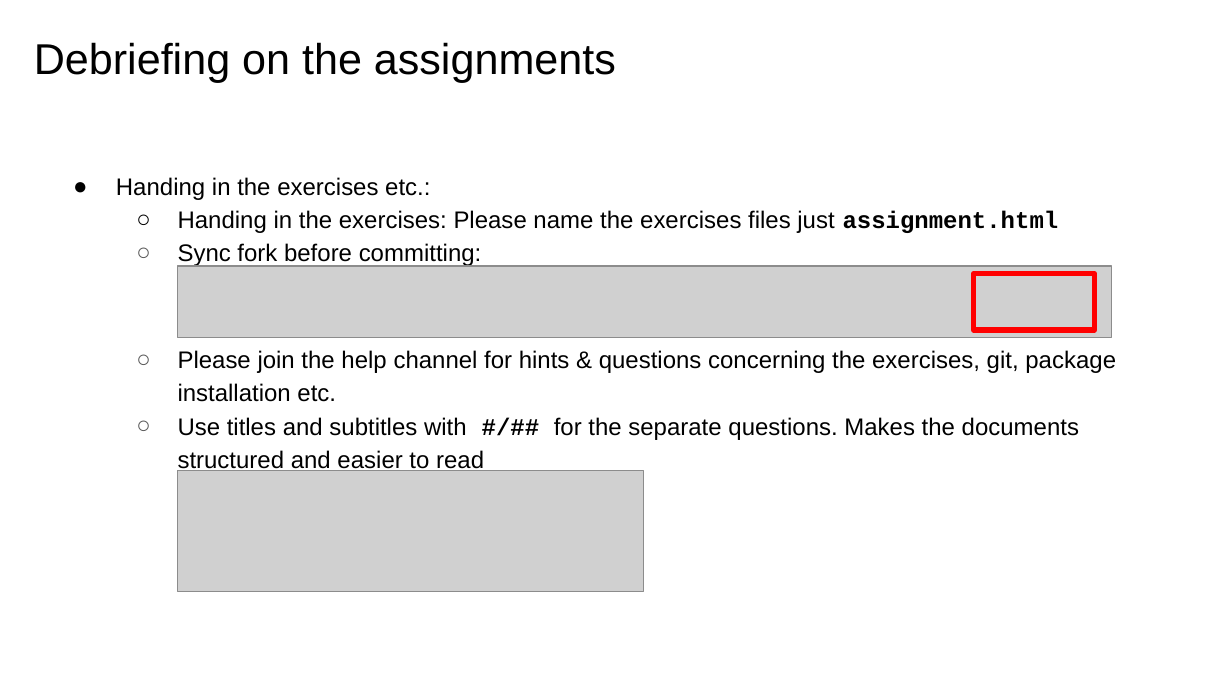
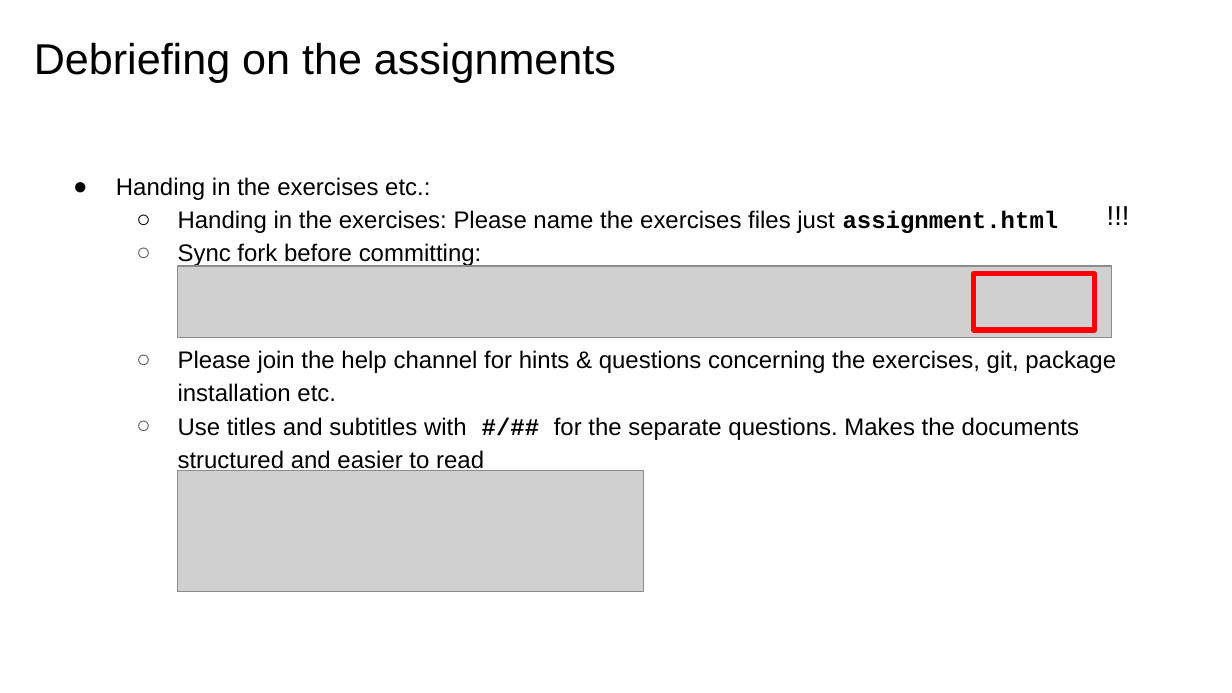
Before and after one commit to ETHZ-INS/ethEpigen2023_materials, a slide deck: slide 3 of week03/epigen_w3.pptx. Drawn at 1232x693 pixels with LibreOffice and Linux fonts; fonts in the diff are those of the drawing; grey boxes stand for pictures. Boxes give left, top, right and bottom in pixels: in the first picture for what was removed or moved away, otherwise in the second. Text is boxed around its words. In the diff, an @@ line names an element or a change of style, - is before the commit and + after.

Commit message:
updated debriefing

```diff
--- a/week03/epigen_w3.pptx
+++ b/week03/epigen_w3.pptx
@@ text added at [1094, 186, 1174, 244], 16 pt, text #000000 @@
+!!!
```
Also in this commit, not shown: 1 other slide changed, 3 slides added, 1 other file.
